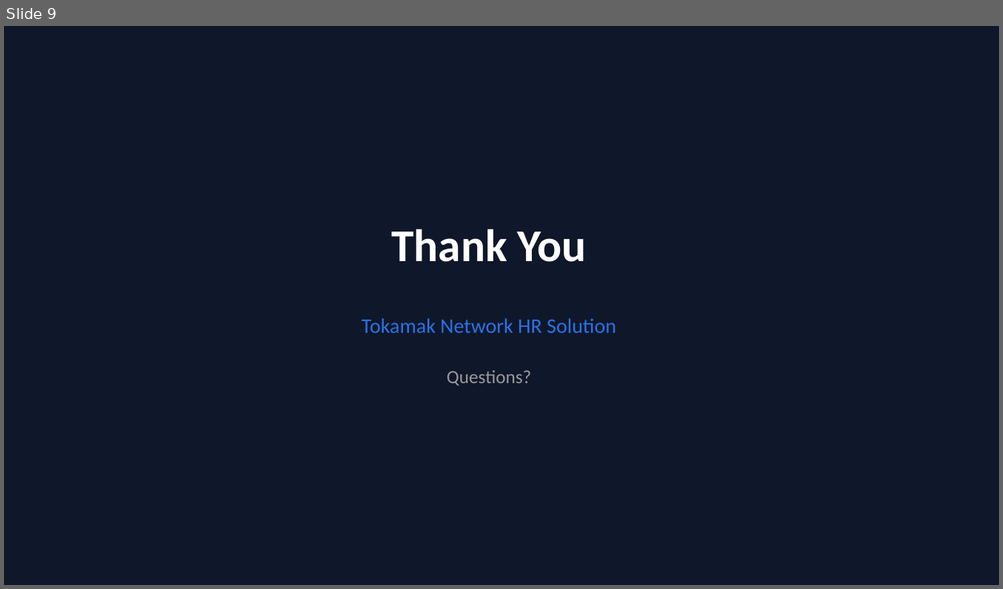
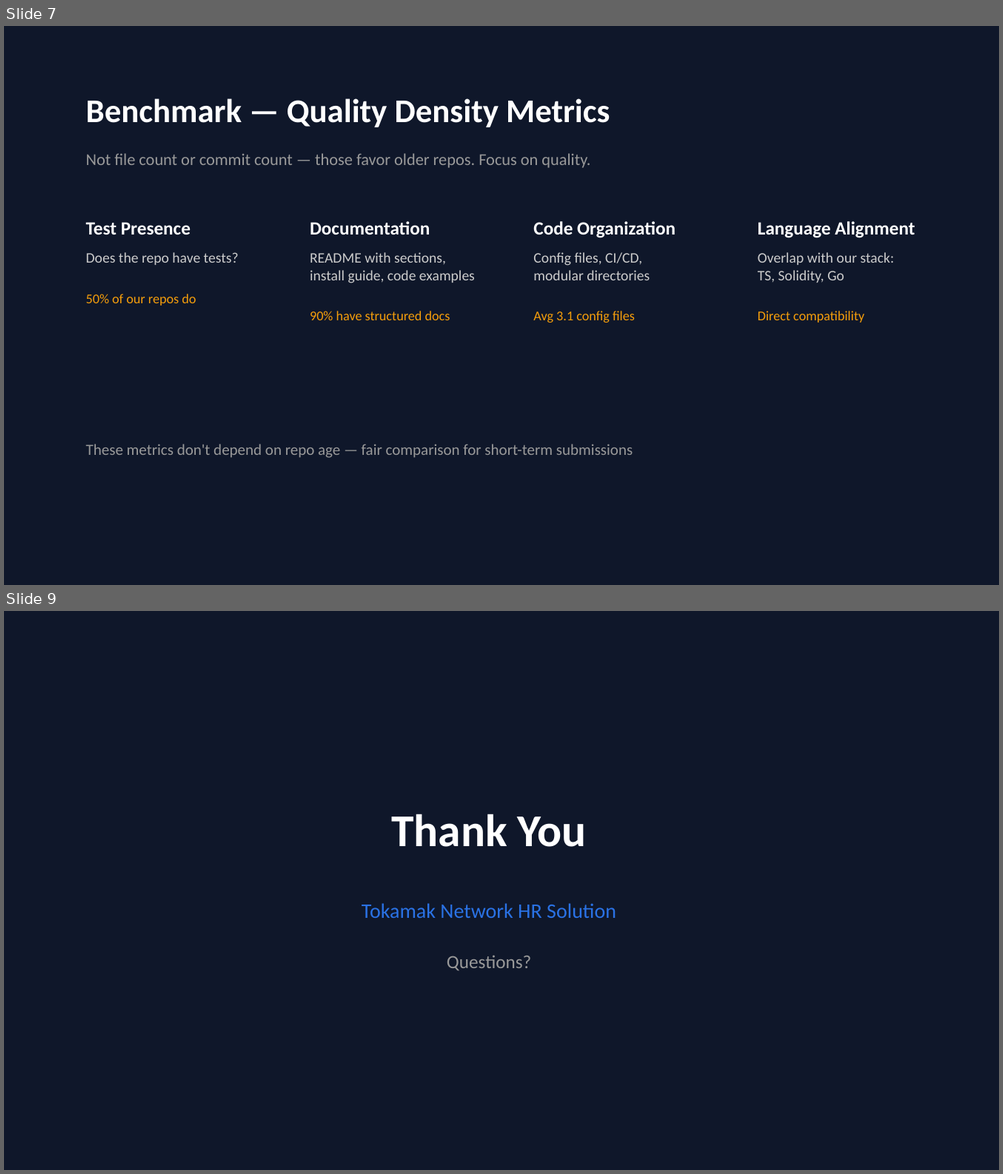
Before and after one commit to tokamak-network/hr-automation-process, a slide deck: docs/10. update-2026-05-28.pptx. Shown one above the other, each under a label of ours: slide 9 before the commit, slides 7 and 9 after it; the slides between them are not shown. The pictures are 1003x589 and 1003x1174 pixels, drawn with LibreOffice and Linux fonts; fonts in the diff are those of the drawing. Boxes give left, top, right and bottom in pixels: in the first picture for what was removed or moved away, otherwise in the second. Text is boxed around its words. In the diff, an @@ line names an element or a change of style, - is before the commit and + after.

```diff
--- a/docs/10. update-2026-05-28.pptx
+++ b/docs/10. update-2026-05-28.pptx
@@ slide 7 added at bbox=[4, 26, 999, 585], background #0F172A @@
@@ text added at bbox=[86, 99, 609, 127], 32 pt, text #FFFFFF, bold @@
+Benchmark — Quality Density Metrics
@@ text added at bbox=[86, 153, 590, 168], 16 pt, text #999999 @@
+Not file count or commit count — those favor older repos. Focus on quality.
@@ text added at bbox=[86, 222, 239, 306], 14 pt, text #CCCCCC @@
+Test Presence
+Does the repo have tests?
+50% of our repos do
@@ text added at bbox=[310, 221, 475, 321], 14 pt, text #CCCCCC @@
+Documentation
+README with sections,
+install guide, code examples
+90% have structured docs
@@ text added at bbox=[533, 221, 675, 323], 14 pt, text #CCCCCC @@
+Code Organization
+Config files, CI/CD,
+modular directories
+Avg 3.1 config files
@@ text added at bbox=[757, 221, 914, 323], 14 pt, text #CCCCCC @@
+Language Alignment
+Overlap with our stack:
+TS, Solidity, Go
+Direct compatibility
@@ text added at bbox=[86, 444, 632, 458], 15 pt, text #999999 @@
+These metrics don't depend on repo age — fair comparison for short-term submissions
```
Also in this commit, not shown: 6 slides changed, 1 other slide added, 2 slides removed, 1 other file.
